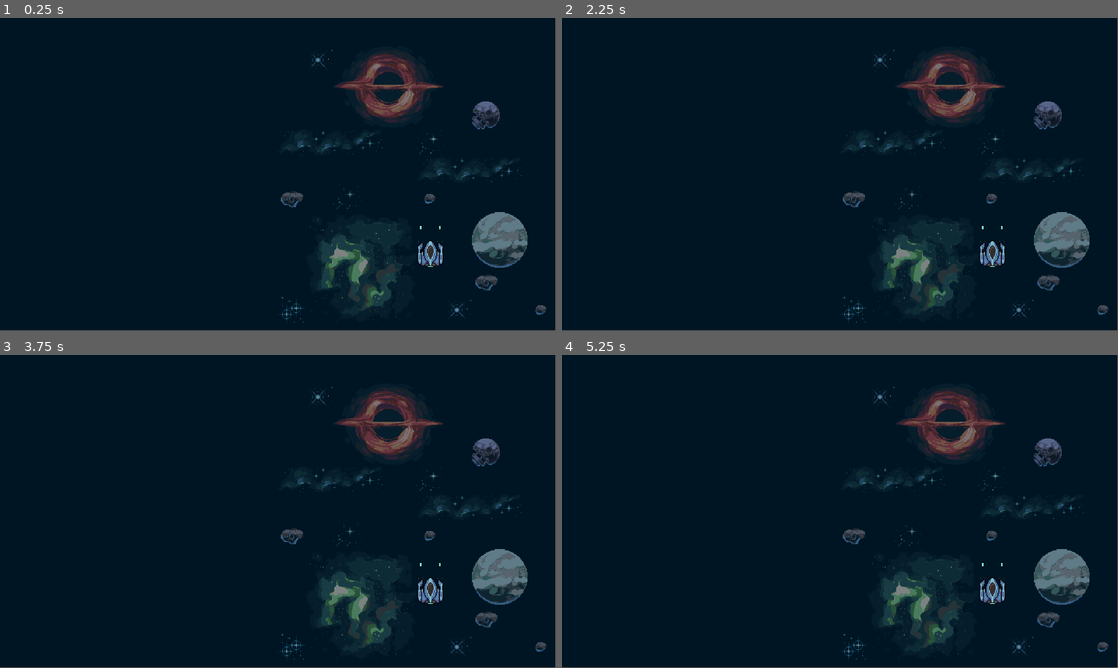
Above: before the commit, frames 1-4 (two rows, left to right).
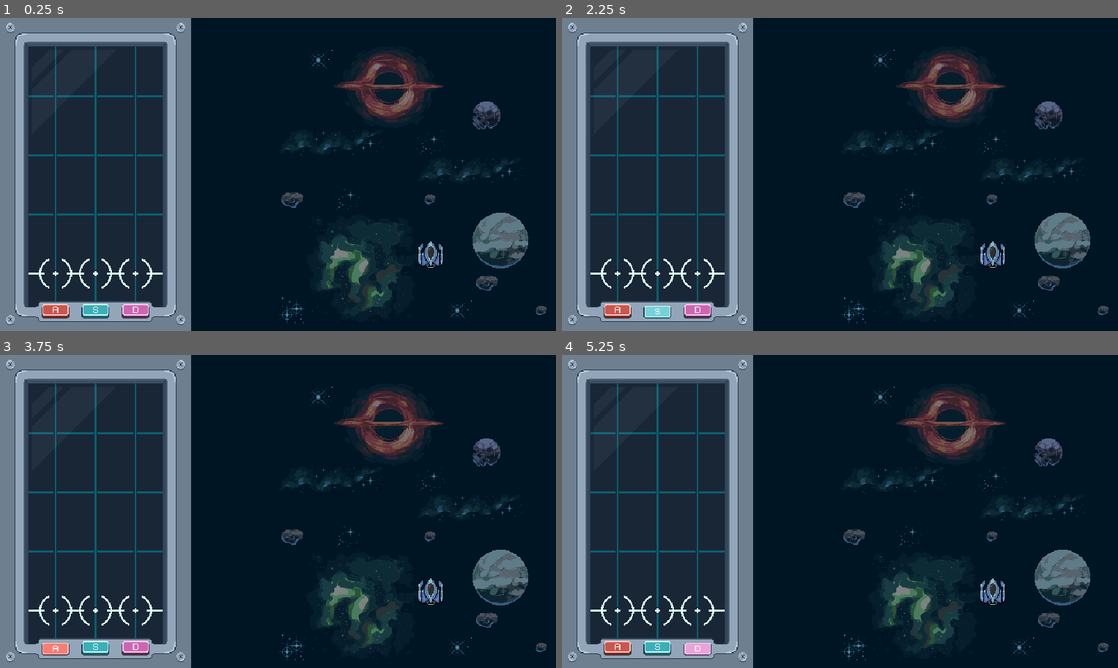
Above: after the commit, the same moments.

Repository: diego-acevedo/grabeaty
Game: Godot game, scene res://SCENES/right-side/right_side.tscn
Same seed, same stepped clock (60 frames per second), same inputs: the game is played once before the commit and once after it. This scene is started directly instead of the project's main scene.
Inputs:
- Up to frame 1 (0.25 s): no input
- Up to frame 2 (2.25 s): tap Enter at 0.5, 2 s; hold E (E-key) 0.53-1.28 s; tap Q (Q-key) at 0.8, 1.35 s; tap Space at 1.25 s; tap W (W-key) at 1.55 s; hold W (W-key) from 2.03 s (still down)
- Up to frame 3 (3.75 s): tap E (E-key) at 2.3, 2.85 s; tap Space at 2.75 s; release W (W-key) at 2.78 s; tap Q (Q-key) at 3.05 s; tap Enter at 3.5 s; hold Q (Q-key) from 3.53 s (still down)
- Up to frame 4 (5.25 s): tap W (W-key) at 3.8, 4.35 s; tap Space at 4.25 s; release Q (Q-key) at 4.28 s; tap E (E-key) at 4.55 s; hold E (E-key) from 5.03 s (still down)
In our replay, the window is 799x449 before the commit and 800x450 after it. These sizes can differ from the game's own. Grey fills any space a smaller window leaves; there, only what the larger window draws over its background counts as a difference.

The runs differ from the first frame. In frame 1, 36% of the frame differs, in the area x 0-99%, y 0-100%; in frame 2, 36%; in frame 3, 36%; in frame 4, 36%.

Commit message:
feat: add ui for rythm mechanic

Diff:
--- a/SCENES/LEFT-SIDE/left_side.tscn
+++ b/SCENES/LEFT-SIDE/left_side.tscn
@@ -12,7 +12,6 @@
 size = Vector2(120, 34)
 
 [node name="LEFT-SIDE" type="Node2D"]
-visible = false
 script = ExtResource("1_mtwpr")
 
 [node name="Background" type="Sprite2D" parent="."]
--- /dev/null
+++ b/SCENES/right-side/buttons.gd
@@ -0,0 +1,23 @@
+extends Node2D
+
+@onready var a: Sprite2D = $A
+@onready var s: Sprite2D = $S
+@onready var d: Sprite2D = $D
+
+
+func _physics_process(delta: float) -> void:
+
+	if Input.is_action_pressed("Q-key"):
+		a.frame = 1
+	else:
+		a.frame = 0
+
+	if Input.is_action_pressed("W-key"):
+		s.frame = 3
+	else:
+		s.frame = 2
+
+	if Input.is_action_pressed("E-key"):
+		d.frame = 5
+	else:
+		d.frame = 4
--- a/SCENES/right-side/right_side.tscn
+++ b/SCENES/right-side/right_side.tscn
@@ -1,7 +1,11 @@
-[gd_scene load_steps=35 format=3 uid="uid://cqarly8sc0w26"]
+[gd_scene load_steps=40 format=3 uid="uid://cqarly8sc0w26"]
 
 [ext_resource type="Texture2D" uid="uid://e7o1flid6ayb" path="res://assets/CelestialObjects.png" id="2_g71wd"]
 [ext_resource type="Texture2D" uid="uid://ch0boq2k7affq" path="res://assets/SpaceshipKit.png" id="2_ije2k"]
+[ext_resource type="Texture2D" uid="uid://v6pemd4ye8gx" path="res://assets/background_rythm.png" id="3_0u7pu"]
+[ext_resource type="Texture2D" uid="uid://bm1bw2lrjgt8r" path="res://assets/foreground_rythm.png" id="4_hsmnb"]
+[ext_resource type="Script" path="res://SCENES/right-side/buttons.gd" id="5_6snak"]
+[ext_resource type="Texture2D" uid="uid://co6rk841jgnn1" path="res://assets/buttons_rythm.png" id="5_yq4p5"]
 
 [sub_resource type="TileMapPattern" id="TileMapPattern_bq7i7"]
 tile_data = PackedInt32Array(0, 2, 0, 65536, 2, 1, 1, 65538, 0, 65537, 65538, 1)
@@ -227,6 +231,8 @@
 pattern_28 = SubResource("TileMapPattern_v8ynd")
 pattern_29 = SubResource("TileMapPattern_by2r8")
 
+[sub_resource type="RectangleShape2D" id="RectangleShape2D_wqq3n"]
+
 [node name="Right Side" type="Node2D"]
 scale = Vector2(3, 3)
 
@@ -237,11 +243,12 @@
 format = 2
 layer_0/tile_data = PackedInt32Array(458763, 524290, 3, 524299, 524290, 4, 589835, 524290, 5, 655371, 524290, 6, 458764 …(850 unchanged characters)…
 
-[node name="TileMapLayer" type="TileMapLayer" parent="TileMap"]
-
-[node name="Node2D" type="Node2D" parent="."]
+[node name="Node2D" type="CharacterBody2D" parent="."]
 position = Vector2(496, 272)
 metadata/_edit_group_ = true
+
+[node name="CollisionShape2D" type="CollisionShape2D" parent="Node2D"]
+shape = SubResource("RectangleShape2D_wqq3n")
 
 [node name="Bottom" type="Sprite2D" parent="Node2D"]
 texture = ExtResource("2_ije2k")
@@ -262,16 +269,39 @@
 vframes = 10
 frame = 4
 
-[node name="Top" type="Sprite2D" parent="."]
-position = Vector2(485, 242)
-texture = ExtResource("2_ije2k")
-hframes = 18
-vframes = 10
-frame = 129
-
-[node name="Top2" type="Sprite2D" parent="."]
-position = Vector2(507, 242)
-texture = ExtResource("2_ije2k")
-hframes = 18
-vframes = 10
-frame = 129
+[node name="Rythm UI" type="Node2D" parent="."]
+position = Vector2(110, 180)
+metadata/_edit_group_ = true
+
+[node name="Background" type="Sprite2D" parent="Rythm UI"]
+z_index = -1
+texture = ExtResource("3_0u7pu")
+
+[node name="Foreground" type="Sprite2D" parent="Rythm UI"]
+z_index = 1
+texture = ExtResource("4_hsmnb")
+
+[node name="Buttons" type="Node2D" parent="Rythm UI"]
+z_index = 2
+position = Vector2(0, -1)
+script = ExtResource("5_6snak")
+
+[node name="A" type="Sprite2D" parent="Rythm UI/Buttons"]
+position = Vector2(-46, 158)
+texture = ExtResource("5_yq4p5")
+hframes = 2
+vframes = 3
+
+[node name="S" type="Sprite2D" parent="Rythm UI/Buttons"]
+position = Vector2(-2.03848e-05, 158)
+texture = ExtResource("5_yq4p5")
+hframes = 2
+vframes = 3
+frame = 2
+
+[node name="D" type="Sprite2D" parent="Rythm UI/Buttons"]
+position = Vector2(46, 158)
+texture = ExtResource("5_yq4p5")
+hframes = 2
+vframes = 3
+frame = 4
--- a/project.godot
+++ b/project.godot
@@ -19,6 +19,7 @@
 
 window/size/viewport_width=1920
 window/size/viewport_height=1080
+window/stretch/mode="canvas_items"
 
 [input]
 
Binary file added: assets/background_rythm.png
Not shown, added: assets/background_rythm.png.import
Binary file added: assets/buttons_rythm.png
Not shown, added: assets/buttons_rythm.png.import
Binary file added: assets/foreground_rythm.png
Not shown, added: assets/foreground_rythm.png.import
Binary file added: assets/test.png
Not shown, added: assets/test.png.import
